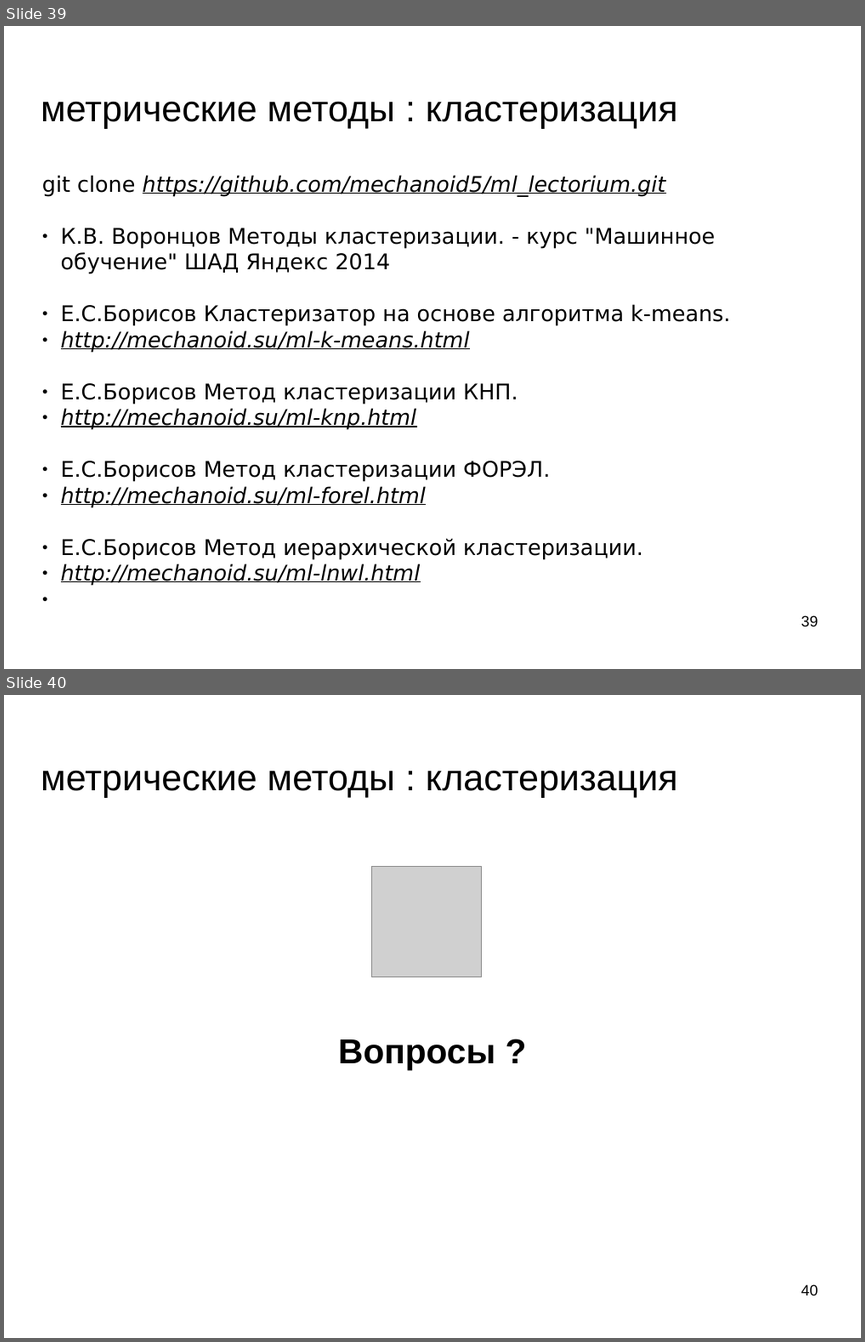
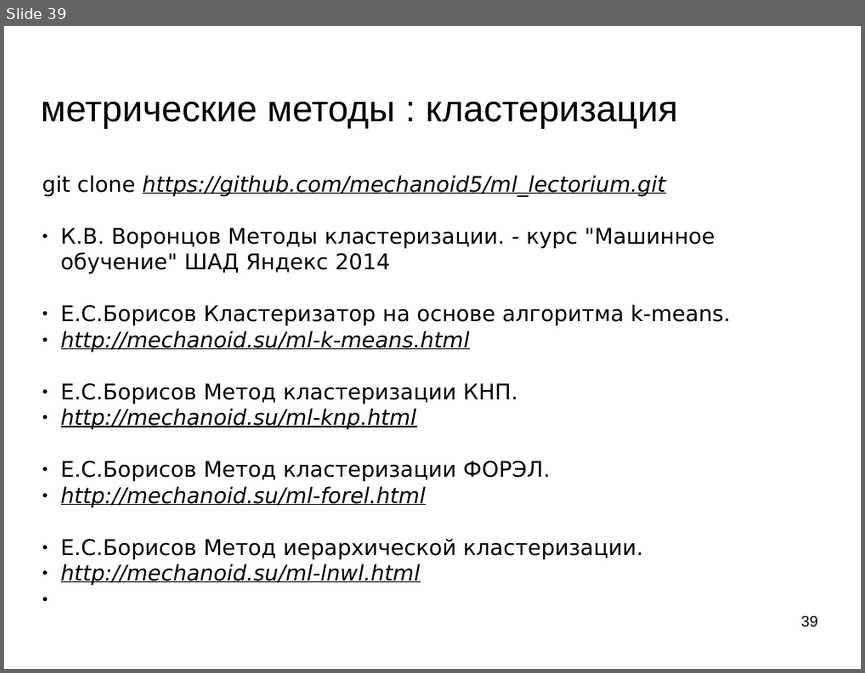
Before and after one commit to mechanoid5/ml_lectorium_legacy, a slide deck: 05-cluster.odp. Shown one above the other, each under a label of ours: slides 39 and 40 before the commit, slide 39 after it. The pictures are 865x1342 and 865x673 pixels, drawn with LibreOffice and Linux fonts; fonts in the diff are those of the drawing; grey boxes stand for pictures; background and template pictures are left out. Boxes give left, top, right and bottom in pixels: in the first picture for what was removed or moved away, otherwise in the second. Text is boxed around its words. In the diff, an @@ line names an element or a change of style, - is before the commit and + after.

```diff
--- a/05-cluster.odp
+++ b/05-cluster.odp
@@ slide 40 removed at [4, 695, 861, 1338], background picture (left out) @@
@@ title removed at [41, 771, 678, 798] @@
-метрические методы : кластеризация
@@ picture removed at [371, 867, 482, 977] @@
@@ subtitle removed at [338, 1039, 495, 1070] @@
-Вопросы ?
@@ page number removed at [801, 1284, 818, 1295] @@
-40
```
Also in this commit, not shown: 2 slides changed, 1 other slide removed, 23 other files.
